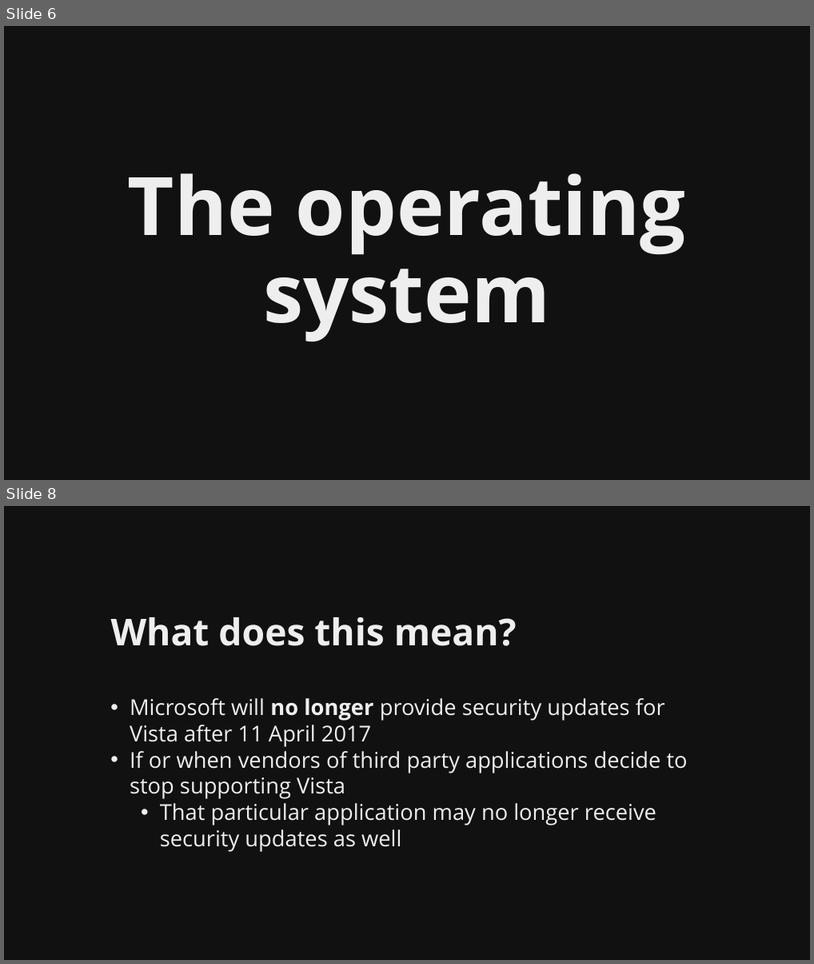
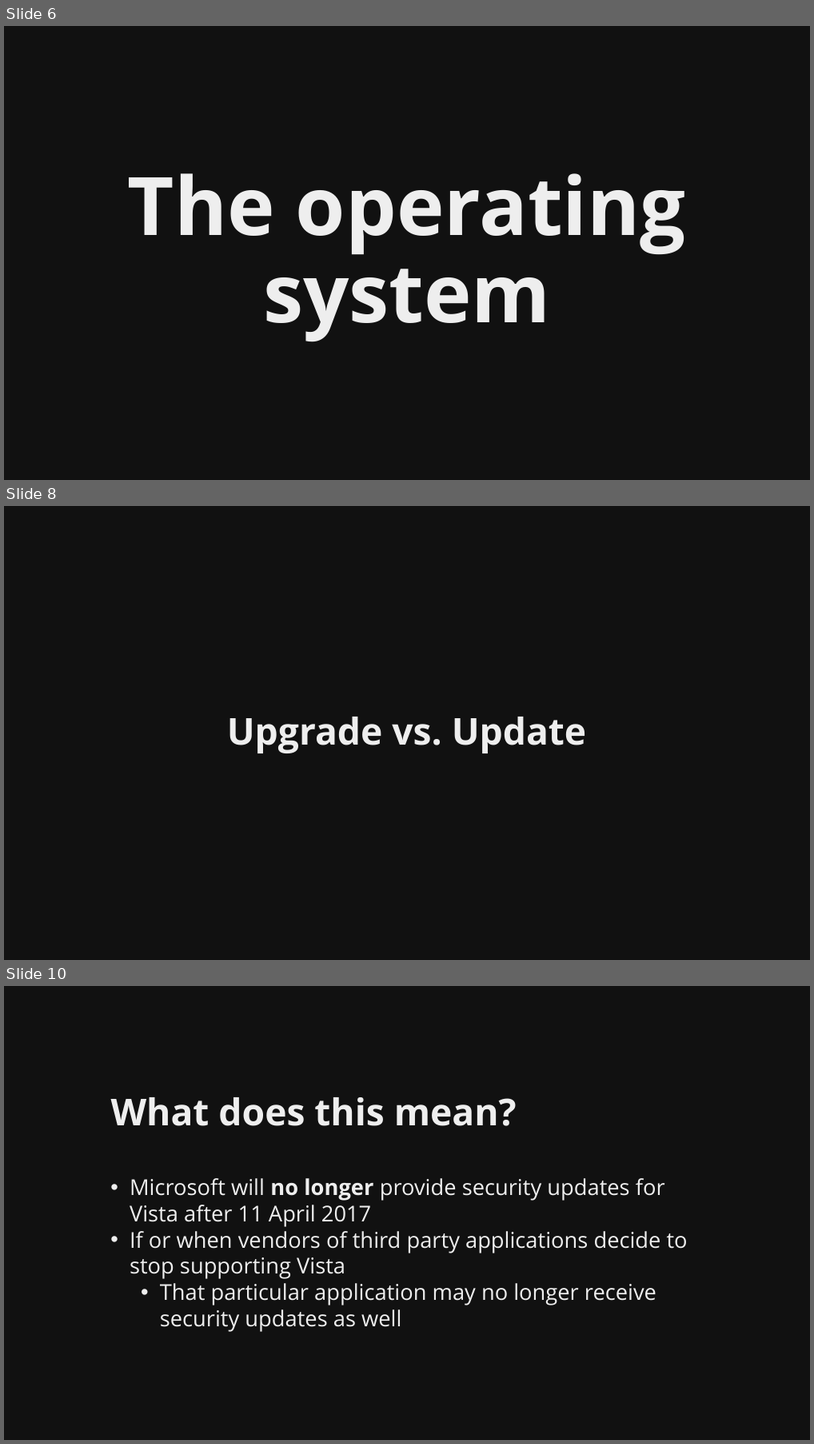
Before and after one commit to martymcflywa/ecu, a slide deck: year_1/sem_2/CSI1101_computer_security/0b_assignment_2_[22MAY15_0900]/dev/CSI1101_PONCE_A2_v01.pptx. Shown one above the other, each under a label of ours: slides 6 and 8 before the commit, slides 6, 8 and 10 after it; the slides between them are not shown. The pictures are 814x964 and 814x1444 pixels, drawn with LibreOffice and Linux fonts; fonts in the diff are those of the drawing. Boxes give left, top, right and bottom in pixels: in the first picture for what was removed or moved away, otherwise in the second. Text is boxed around its words. In the diff, an @@ line names an element or a change of style, - is before the commit and + after.

```diff
--- a/year_1/sem_2/CSI1101_computer_security/0b_assignment_2_[22MAY15_0900]/dev/CSI1101_PONCE_A2_v01.pptx
+++ b/year_1/sem_2/CSI1101_computer_security/0b_assignment_2_[22MAY15_0900]/dev/CSI1101_PONCE_A2_v01.pptx
@@ slide 8 added at (4, 506, 810, 960), background #111111 @@
@@ title added at (227, 716, 586, 753), 44 pt, text #EEEEEE, bold @@
+Upgrade vs. Update
@@ what was slide 8 is now slide 10 @@
```
Also in this commit, not shown: 6 slides changed, 15 other slides added, 3 other files.
